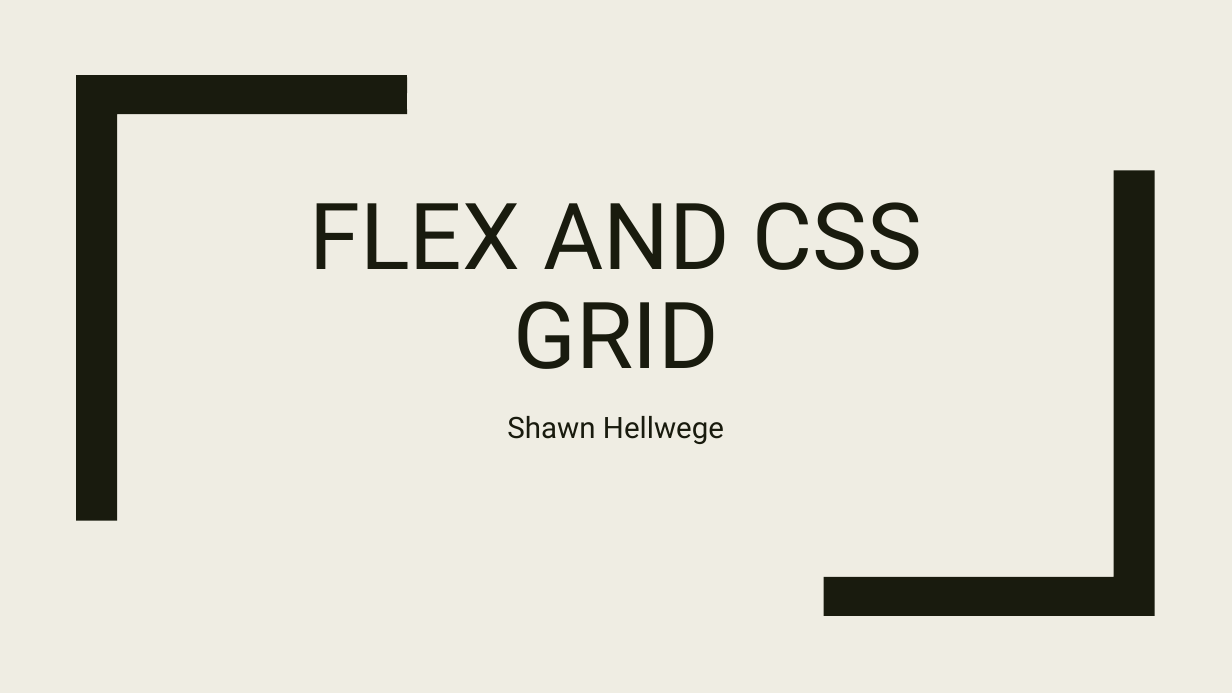
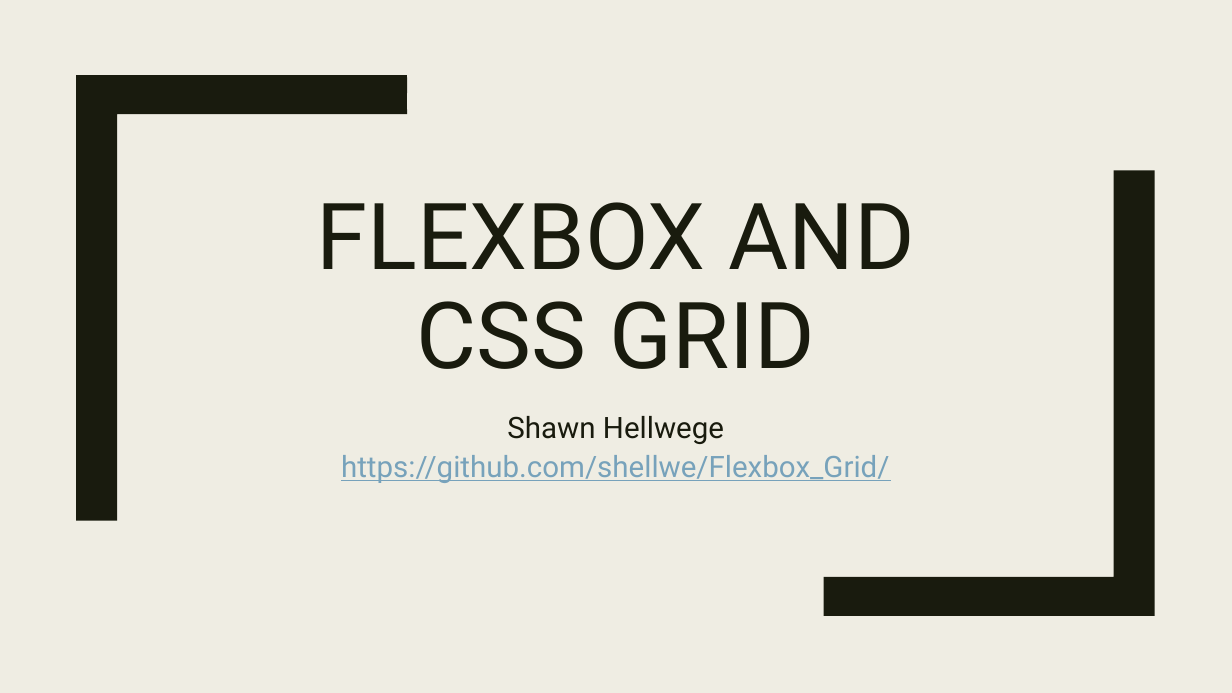
Before and after one commit to shellwe/Flexbox_Grid, a slide deck: slide 1 of Flexbox and Grid.pptx. Drawn at 1232x693 pixels with LibreOffice and Linux fonts; fonts in the diff are those of the drawing. Boxes give left, top, right and bottom in pixels: in the first picture for what was removed or moved away, otherwise in the second. Text is boxed around its words. In the diff, an @@ line names an element or a change of style, - is before the commit and + after.

```diff
--- a/Flexbox and Grid.pptx
+++ b/Flexbox and Grid.pptx
@@ title at <box>316,202,915,369</box>: text changed @@
-FLEX AND CSS GRID
+FLEXBOX AND
+CSS GRID
@@ subtitle at <box>341,455,889,483</box>: paragraph added @@
+https://github.com/shellwe/Flexbox_Grid/
```
